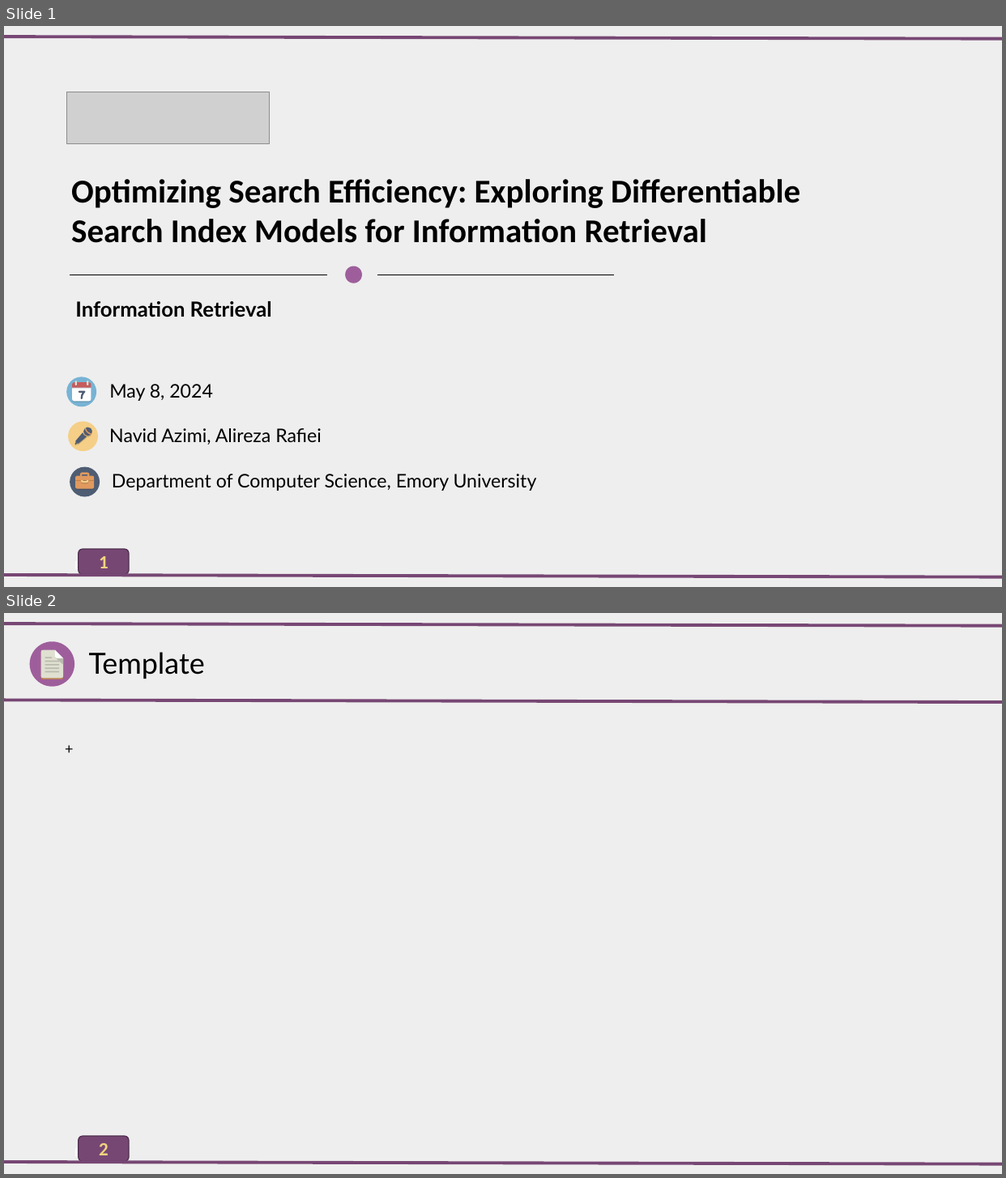
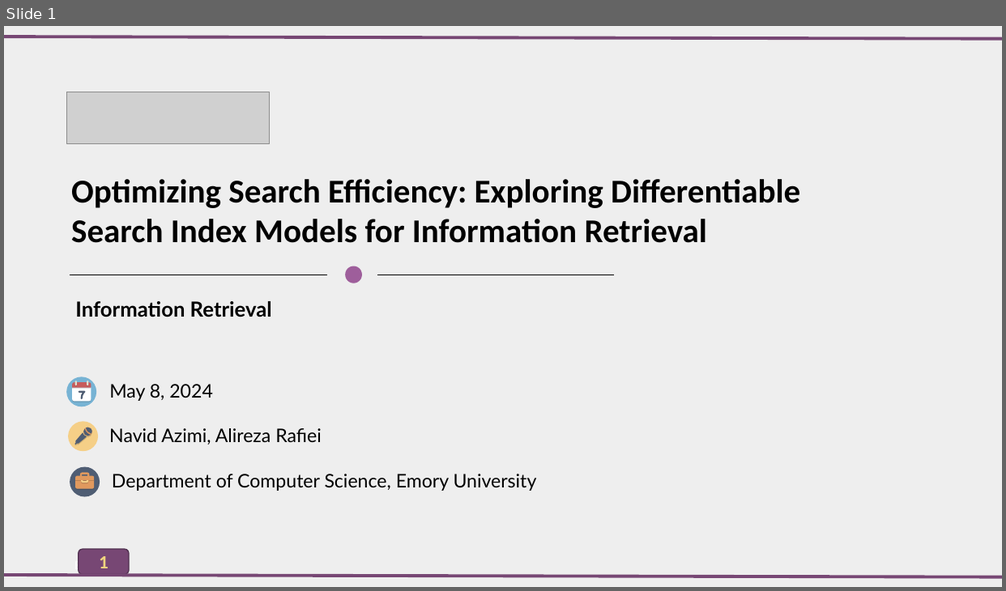
Before and after one commit to AlirezaAccelerates/IR_DSI_project, a slide deck: D/[P] Information Retrieval Project.pptx. Shown one above the other, each under a label of ours: slides 1 and 2 before the commit, slide 1 after it. The pictures are 1006x1178 and 1006x591 pixels, drawn with LibreOffice and Linux fonts; fonts in the diff are those of the drawing; grey boxes stand for pictures. Boxes give left, top, right and bottom in pixels: in the first picture for what was removed or moved away, otherwise in the second. Text is boxed around its words. In the diff, an @@ line names an element or a change of style, - is before the commit and + after.

```diff
--- a/D/[P] Information Retrieval Project.pptx
+++ b/D/[P] Information Retrieval Project.pptx
@@ slide 2 removed at (4,613,1002,1174), background #EEEEEE; not listed: 1 template element that a slide beside it also shows @@
@@ line removed from (4, 624) to (1002, 626) @@
@@ text removed at (89,652,205,679) @@
-Template
@@ group removed at (29,641,74,687): 7 freeform shapes, 4 rectangles, 1 ellipse @@
@@ line removed from (4, 700) to (1002, 702) @@
@@ text removed at (57,727,939,758) @@
-+
@@ rounded rectangle removed at (78,1136,128,1161) @@
-2
@@ line removed from (4, 1162) to (1002, 1165) @@
```
Also in this commit, not shown: 17 slides added, 1 other file.
